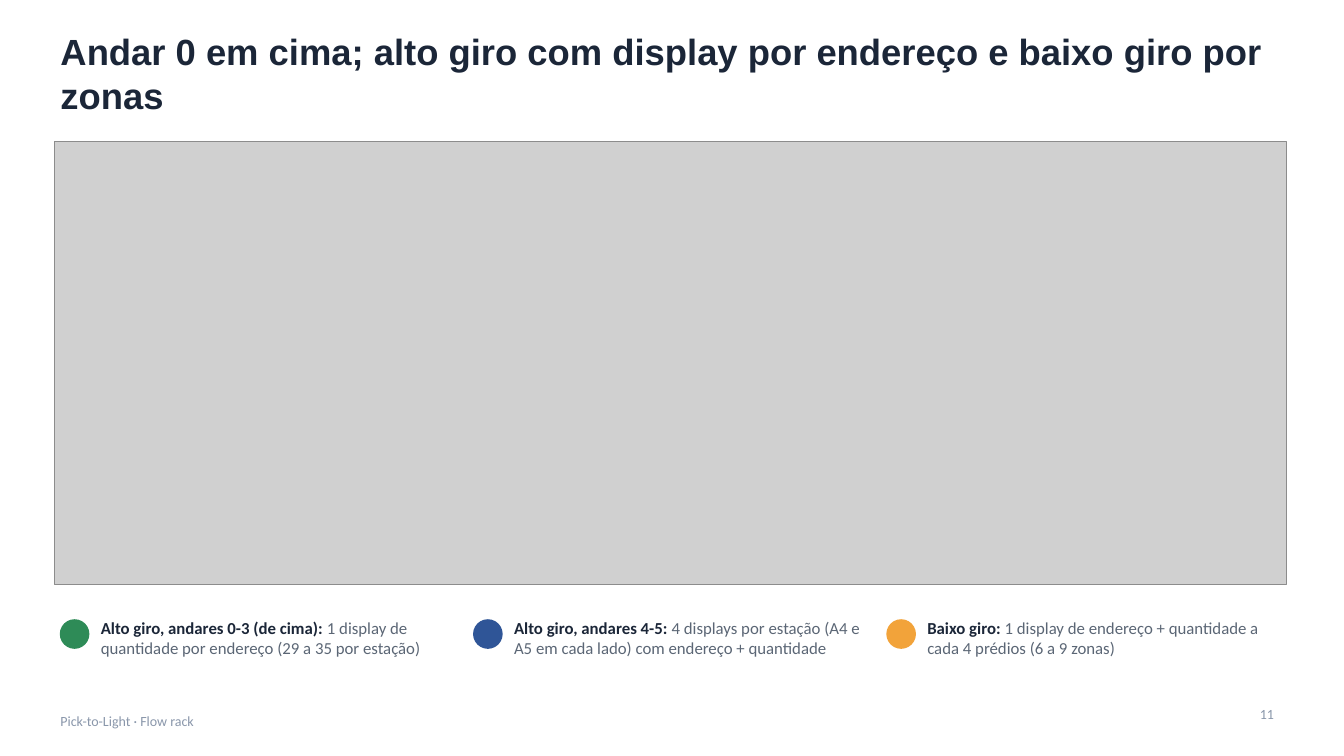
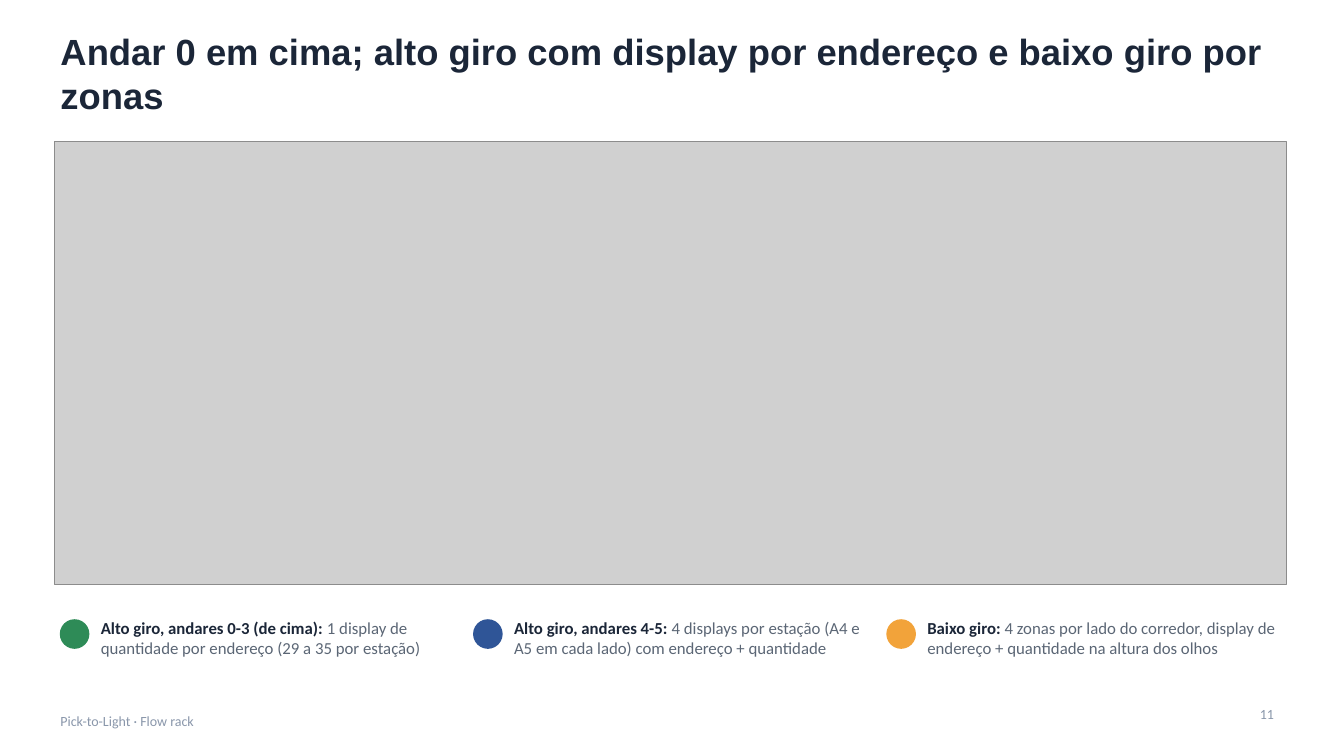
Before and after one commit to jivo88/picking_to_light, a slide deck: slide 11 of projeto/entregaveis/Apresentacao_PTL.pptx. Drawn at 1344x756 pixels with LibreOffice and Linux fonts; fonts in the diff are those of the drawing; grey boxes stand for pictures. Boxes give left, top, right and bottom in pixels: in the first picture for what was removed or moved away, otherwise in the second. Text is boxed around its words. In the diff, an @@ line names an element or a change of style, - is before the commit and + after.

```diff
--- a/projeto/entregaveis/Apresentacao_PTL.pptx
+++ b/projeto/entregaveis/Apresentacao_PTL.pptx
@@ text at bbox=[927, 622, 1275, 657]: text changed @@
-Baixo giro: 1 display de endereço + quantidade a cada 4 prédios (6 a 9 zonas)
+Baixo giro: 4 zonas por lado do corredor, display de endereço + quantidade na altura dos olhos
```
Also in this commit, not shown: 5 other slides changed, 18 other files.
